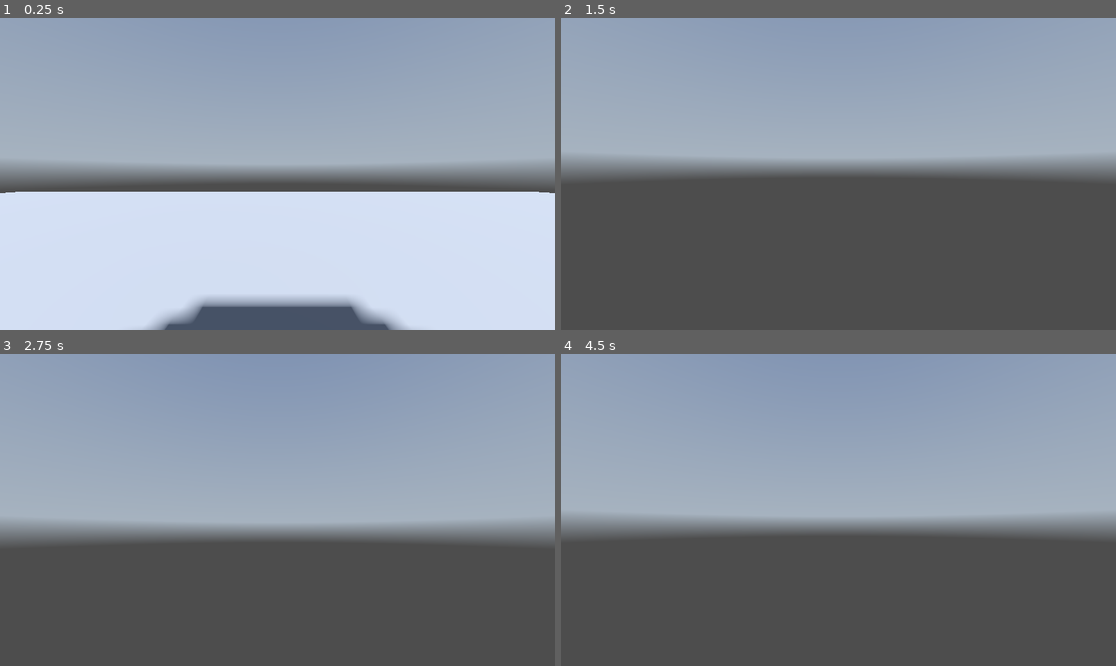
Above: before the commit, frames 1-4 (two rows, left to right).
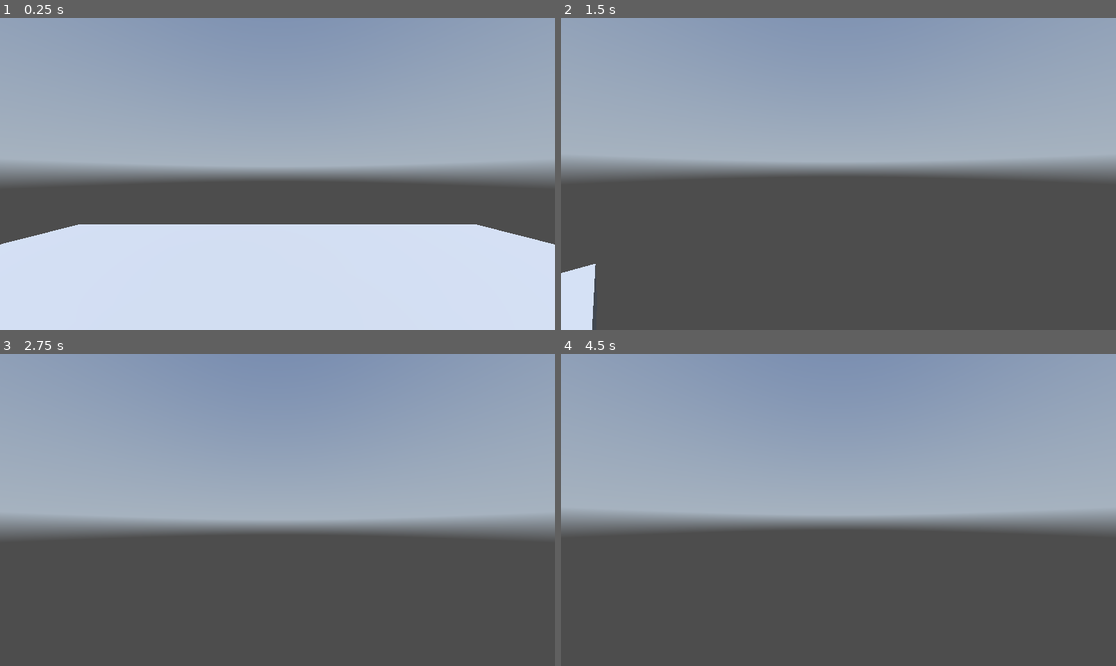
Above: after the commit, the same moments.

Repository: CaptainAsh444/GTA-Repository
Game: Godot game, scene res://data/scenes/world.tscn
Same seed, same stepped clock (60 frames per second), same inputs: the game is played once before the commit and once after it. A sky picture missing from this copy of the repository is replaced by a grey-blue gradient.
Inputs (mouse positions are in pixels of both pictures, inside the frame that each line leads up to):
- Up to frame 1 (0.25 s): no input
- Up to frame 2 (1.5 s): move the mouse to (866, 174) at 0.52 s; hold W (up) from 0.53 s (still down); tap Space (jump, bound only after the commit) at 0.6, 0.77, 1.07, 1.35 s; move the mouse to (810, 174) at 1.27 s
- Up to frame 3 (2.75 s): keep holding W (up); tap Space (jump, bound only after the commit) at 1.52, 1.82, 2.1 s; tap Enter at 2 s; move the mouse to (288, 503) at 2.02 s
- Up to frame 4 (4.5 s): keep holding W (up); tap Space (jump, bound only after the commit) at 2.75, 2.85, 3.02, 3.32, 3.6, 3.77, 4.07, 4.25, 4.35 s; move the mouse to (832, 516) at 2.77 s; tap Enter at 3.5 s; move the mouse to (877, 513) at 3.52 s; move the mouse to (794, 506) at 4.27 s

The runs differ from the first frame. In frame 1, 15% of the frame differs, in the area x 0-100%, y 55-100%; in frame 2, 1.2%; in frame 3, 3.0%; in frame 4, 1.1%.

Commit message:
controller

Diff:
--- a/get-the-apple/data/scenes/player.tscn
+++ b/get-the-apple/data/scenes/player.tscn
@@ -19,3 +19,4 @@
 
 [node name="Camera3D" type="Camera3D" parent="neck"]
 transform = Transform3D(1, 0, 0, 0, 1, 0, 0, 0, 1, 0, 0.497163, 0)
+fov = 90.0
--- a/get-the-apple/data/scenes/world.tscn
+++ b/get-the-apple/data/scenes/world.tscn
@@ -17,13 +17,14 @@
 
 [node name="CSGBox3D" type="CSGBox3D" parent="."]
 transform = Transform3D(1, 0, 0, 0, 1, 0, 0, 0, 1, 0, -1.64741, 0)
+use_collision = true
 size = Vector3(11.7949, 1, 8.38086)
 
 [node name="player" parent="." instance=ExtResource("1_1w2rp")]
 transform = Transform3D(1, 0, 0, 0, 1, 0, 0, 0, 1, 0.00189245, 0, 0.452939)
 speed = 100
-gravity = -100
-jumpHeight = 10
+gravity = -50
+jumpHeight = 20
 sens = -0.01
 
 [node name="DirectionalLight3D" type="DirectionalLight3D" parent="."]
--- a/get-the-apple/data/scripts/player.gd
+++ b/get-the-apple/data/scripts/player.gd
@@ -1,11 +1,14 @@
 extends CharacterBody3D
 
 @export var speed := 100
-@export var gravity := -100
-@export var jumpHeight := 10
+@export var gravity := -50
+@export var jumpHeight := 20
 @onready var neck: Node3D = $neck
 @onready var cam: Camera3D = $neck/Camera3D
 @export var sens = -0.01
+var jumpBuffer := 0.0
+var coyoteTime := 0.0
+var friction := 0.8
 
 func _ready() -> void:
 	Input.mouse_mode = Input.MOUSE_MODE_CAPTURED
@@ -24,6 +27,20 @@
 	var direction = (neck.transform.basis * transform.basis * Vector3(InputVec.x, 0, InputVec.y)).normalized()
 	if direction:
 		velocity += direction*speed*delta
-	velocity *= 0.8
+	velocity *= Vector3(friction,1,friction)
 	move_and_slide()
+	if Input.is_action_just_pressed("jump"):
+		jumpBuffer = 5
+	if is_on_floor():
+		coyoteTime = 5
+	if jumpBuffer>0 and coyoteTime>0:
+		jump()
+		jumpBuffer = 0
+		coyoteTime = 0
+	jumpBuffer -= delta
+	coyoteTime -= delta
 	pass
+
+func jump():
+	velocity.y = jumpHeight
+	pass
--- a/get-the-apple/project.godot
+++ b/get-the-apple/project.godot
@@ -37,3 +37,8 @@
 "events": [Object(InputEventKey,"resource_local_to_scene":false,"resource_name":"","device":-1,"window_id":0,"alt_press …(192 unchanged characters)…
 ]
 }
+jump={
+"deadzone": 0.2,
+"events": [Object(InputEventKey,"resource_local_to_scene":false,"resource_name":"","device":-1,"window_id":0,"alt_pressed":false,"shift_pressed":false,"ctrl_pressed":false,"meta_pressed":false,"pressed":false,"keycode":0,"physical_keycode":32,"key_label":0,"unicode":32,"location":0,"echo":false,"script":null)
+]
+}
